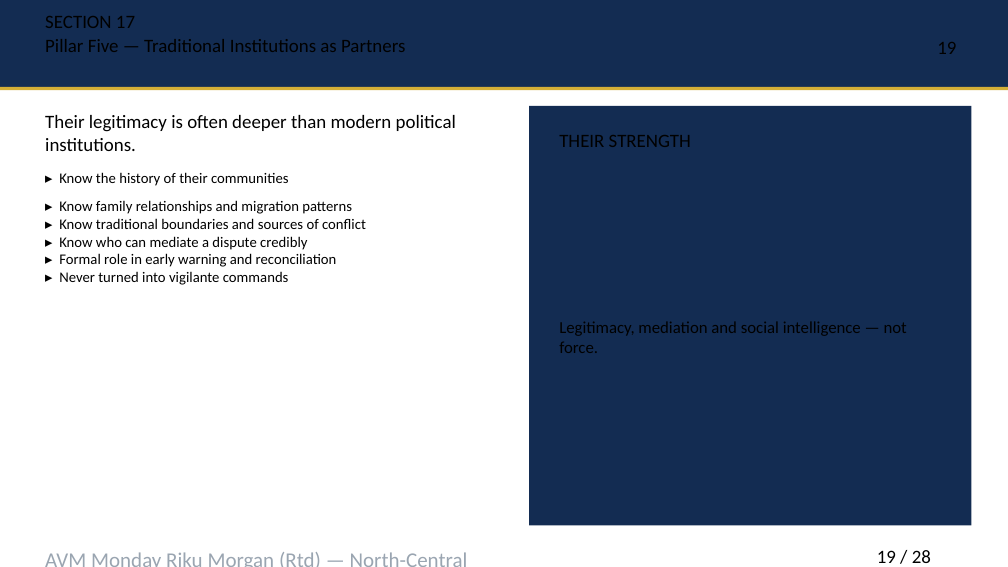
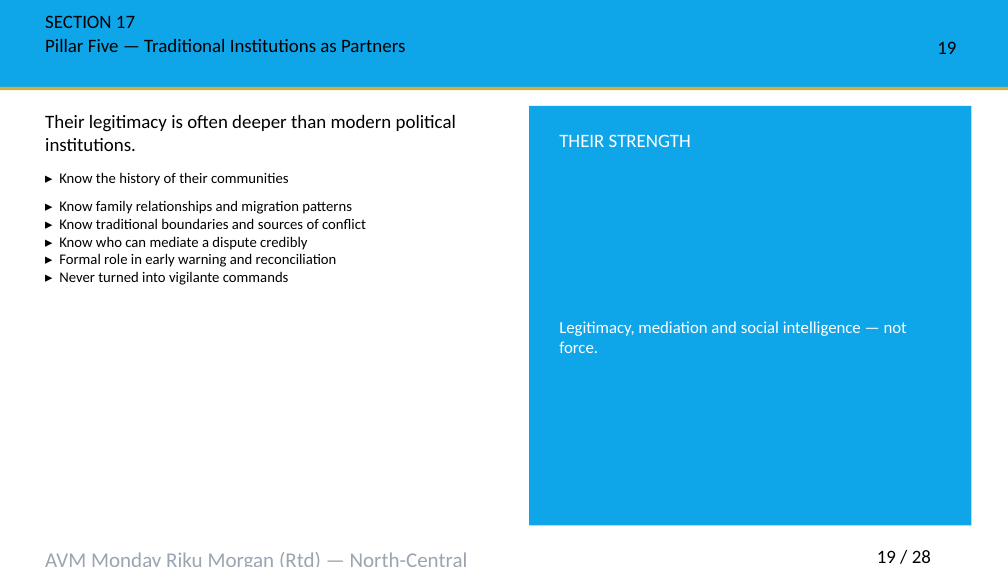
Before and after one commit to TOMDEGGS/BETONIQ-WEST-, a slide deck: slide 19 of avm_morgan_docs/AVM_MORGAN_COLLABORATIVE_SECURITY_STABILITY_NORTH_CENTRAL_30MIN.pptx. Drawn at 1008x567 pixels with LibreOffice and Linux fonts; fonts in the diff are those of the drawing; background and template pictures are left out. Boxes give left, top, right and bottom in pixels: in the first picture for what was removed or moved away, otherwise in the second. Text is boxed around its words. In the diff, an @@ line names an element or a change of style, - is before the commit and + after.

Commit message:
Brighten theme: dark navy panels to vivid sky-blue with white text, plus subtle military-tech radar/grid background on every slide

```diff
--- a/avm_morgan_docs/AVM_MORGAN_COLLABORATIVE_SECURITY_STABILITY_NORTH_CENTRAL_30MIN.pptx
+++ b/avm_morgan_docs/AVM_MORGAN_COLLABORATIVE_SECURITY_STABILITY_NORTH_CENTRAL_30MIN.pptx
@@ rectangle at (0,0,1008,87): fill #132C52 to #0EA5E9 @@
@@ rectangle at (529,106,972,526): fill #132C52 to #0EA5E9 @@
@@ text "THEIR STRENGTH" at (559,134,691,147): text colour #000000 to #FFFFFF @@
@@ text "Legitimacy, mediation and social intelligence ..." at (559,321,907,353): text colour #000000 to #FFFFFF @@
```
Also in this commit, not shown: 27 other slides changed.
